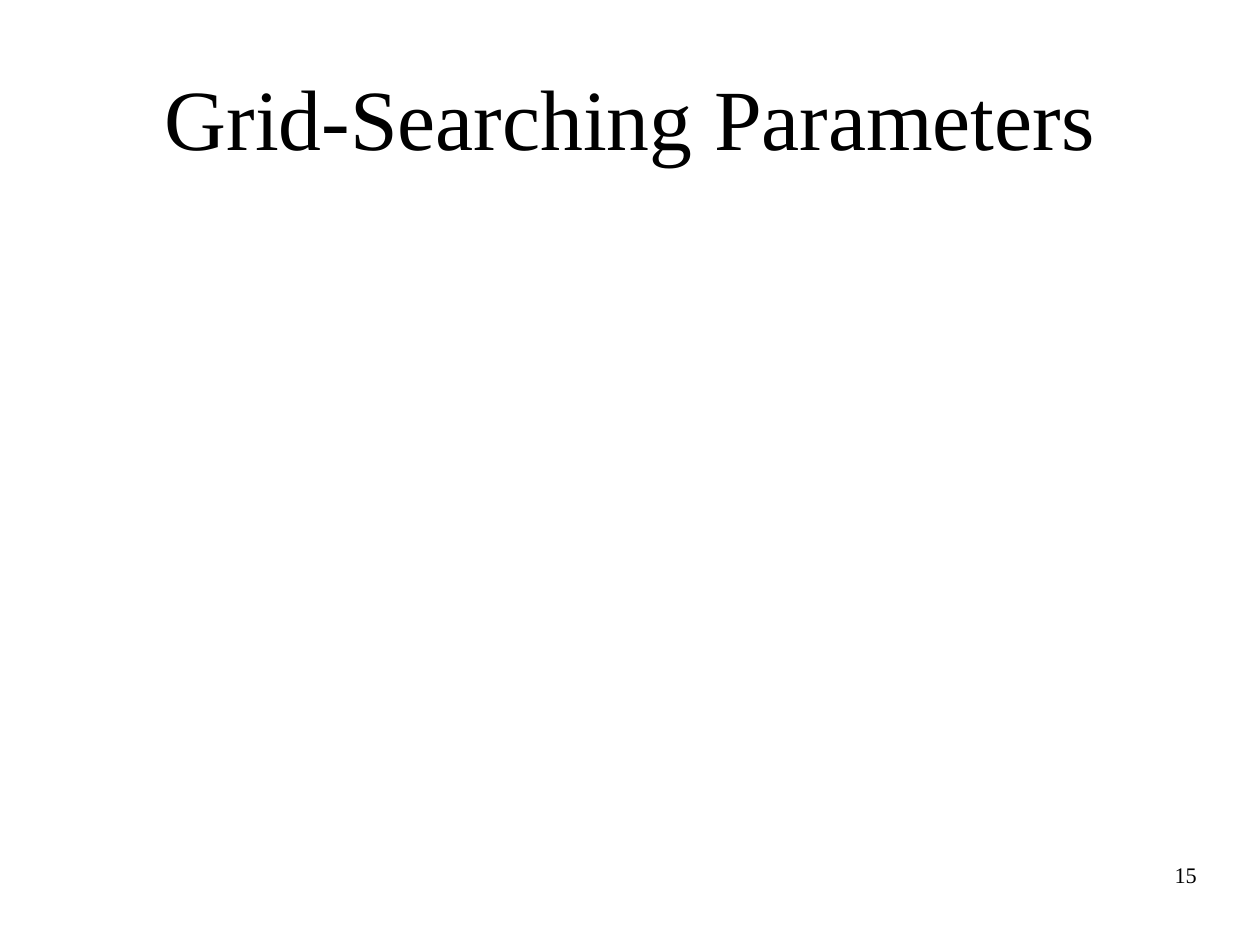
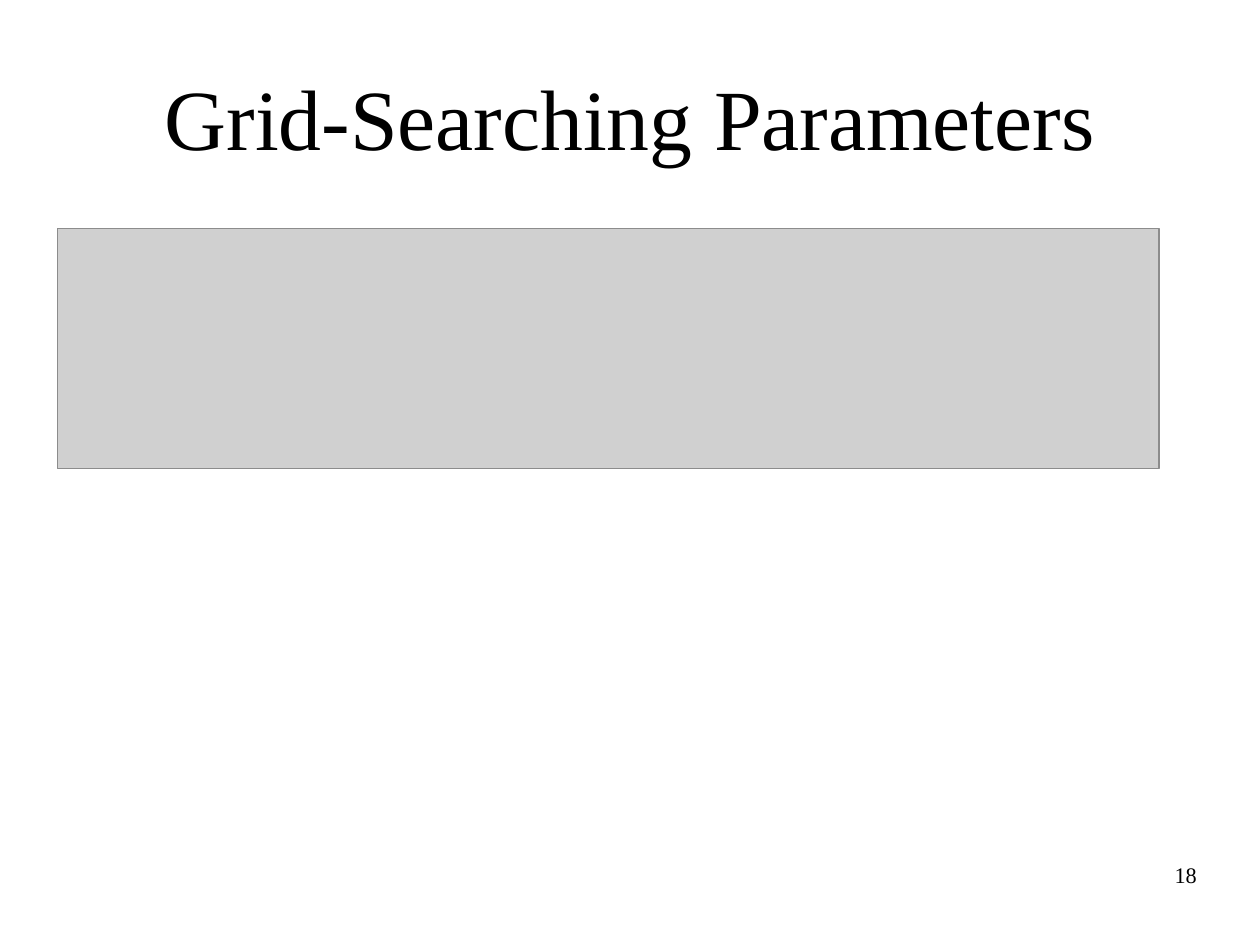
Before and after one commit to amueller/applied_ml_spring_2017, a slide deck: slide 18 of slides/aml-09-021517.odp (slide 15 before the commit). Drawn at 1260x945 pixels with LibreOffice and Linux fonts; fonts in the diff are those of the drawing; grey boxes stand for pictures. Boxes give left, top, right and bottom in pixels: in the first picture for what was removed or moved away, otherwise in the second. Text is boxed around its words. In the diff, an @@ line names an element or a change of style, - is before the commit and + after.

```diff
--- a/slides/aml-09-021517.odp
+++ b/slides/aml-09-021517.odp
@@ picture added at bbox=[57, 229, 1159, 469] @@
@@ page number at bbox=[1175, 868, 1197, 884]: text changed @@
-15
+18
```
Also in this commit, not shown: 11 other slides changed, 7 slides added, 1 slide removed, 1 other file.
